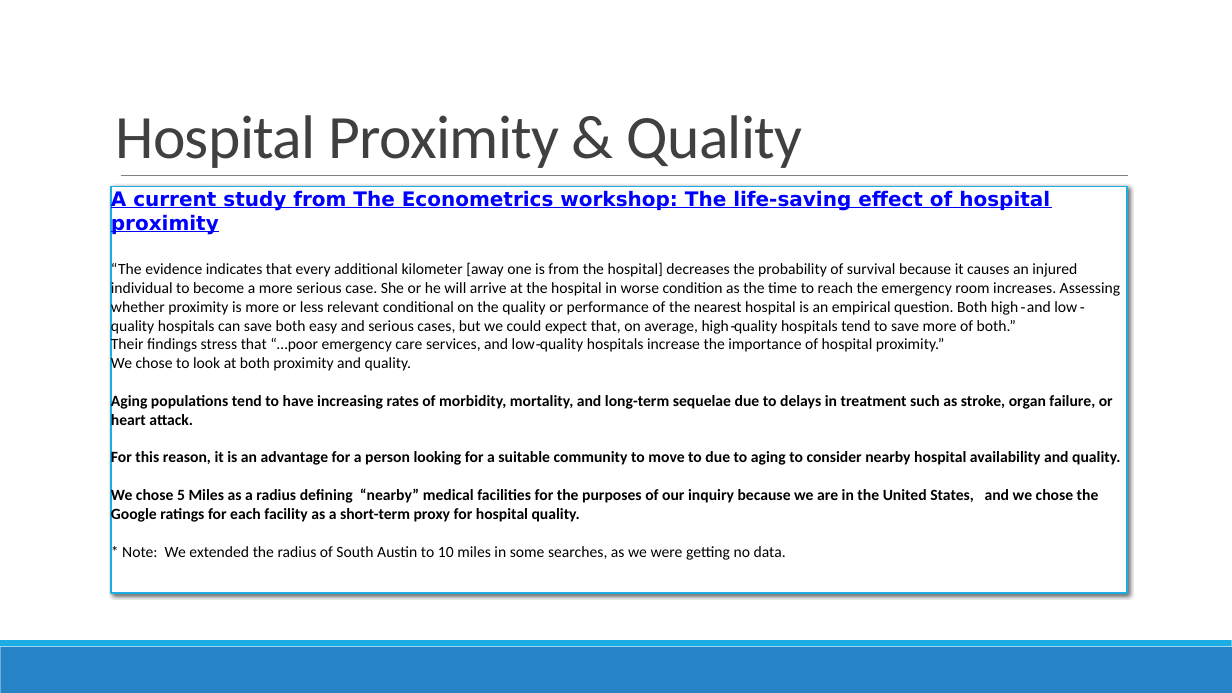
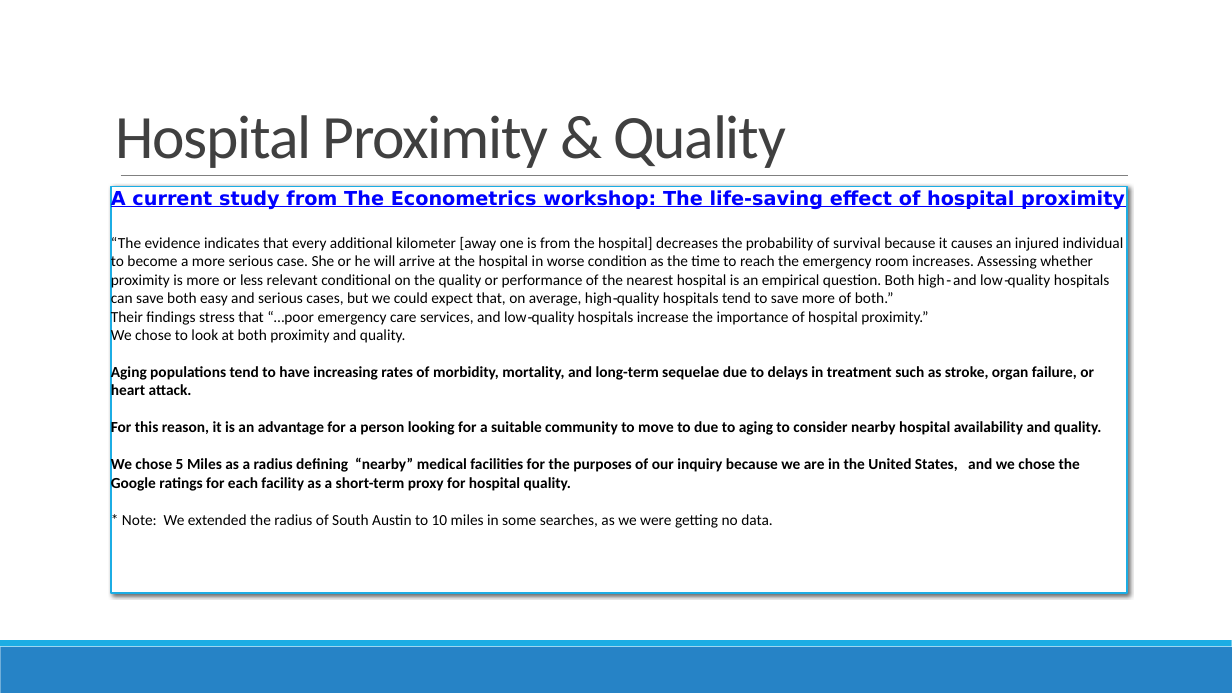
Before and after one commit to AlliVaughn/55-and-up, a slide deck: slide 2 of recommender.pptx. Drawn at 1232x693 pixels with LibreOffice and Linux fonts; fonts in the diff are those of the drawing. Boxes give left, top, right and bottom in pixels: in the first picture for what was removed or moved away, otherwise in the second. Text is boxed around its words. In the diff, an @@ line names an element or a change of style, - is before the commit and + after.

```diff
--- a/recommender.pptx
+++ b/recommender.pptx
@@ title "Hospital Proximity & Quality" at (x1=115, y1=115, x2=786, y2=168): letter spacing -0.5 to -1 pt @@
@@ text "A current study from The ..." at (x1=111, y1=187, x2=1128, y2=593): size 15.6 to 15 pt in "A current study from The Econometrics workshop: ..."; size 12.2 to 12 pt @@
```
Also in this commit, not shown: 5 other slides changed.
